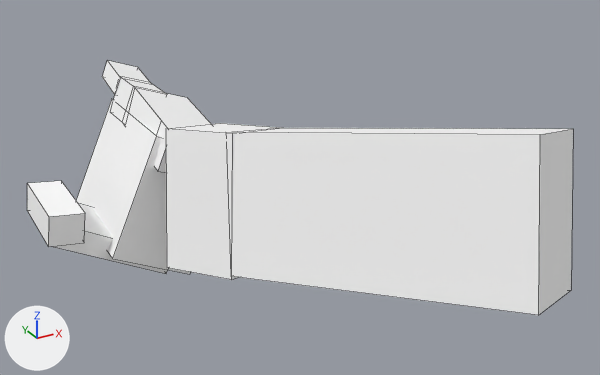
A saved change to the OBJ model src/main/resources/assets/slenderflashlight/models/item/flashlight_hand.obj.
Rendered twice from a camera (50 mm lens) standing at (-0.018, -2.425, 1.316) and looking at (0.817, -0.907, 0.557). The axes (+X, +Y, +Z) are drawn at lower left. The lights are the same throughout. The first picture is the older version. Mesh edges are drawn as thin lines. Where no turn or scale is listed for an object, it has been applied to the vertices. Vertices at exactly the same position are counted once.

Names of what the first picture shows: 'hand'.
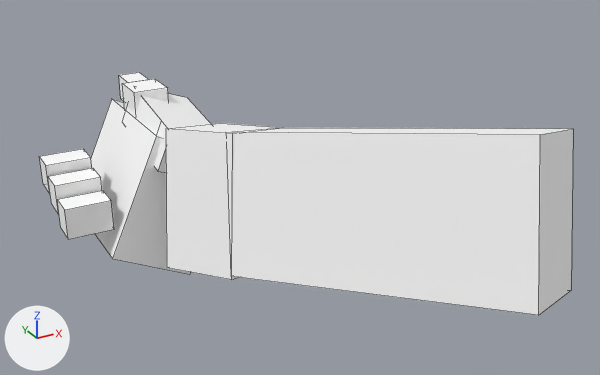
Changed parts and their boxes (x1, y1, x2, y2) in the pictures (600 x 375 px):
'hand', reshaped
    before: (27, 60, 573, 315)
    after: (39, 72, 573, 315)
part 1 of me_hand, added
    after: (119, 72, 149, 101)
part 2 of me_hand, added
    after: (122, 79, 169, 114)
part 3 of me_hand, added
    after: (39, 149, 92, 194)
part 4 of me_hand, added
    after: (48, 168, 102, 215)
part 5 of me_hand, added
    after: (57, 190, 114, 239)
part 6 of me_hand, deleted
    before: (52, 203, 168, 274)
part 7 of me_hand, deleted
    before: (27, 181, 85, 247)
part 8 of me_hand, deleted
    before: (110, 77, 166, 116)
part 9 of me_hand, deleted
    before: (102, 60, 151, 95)

What the commit changed:
me_hand is used by ob_hand; location (0.0, 0.0, 0.0).
me_hand had 66 vertices, 49 faces and spanned x 0.296..1.176, y -1.526..-0.212, z 0.265..0.823.
me_hand now has 74 vertices, 55 faces and spans x 0.341..1.176, y -1.526..-0.297, z 0.265..0.823.
me_hand part 1: a new loose piece, a box spanning x 0.591..0.647, y -0.406..-0.328, z 0.641..0.706, in mat_hand (its picture is missing).
me_hand part 2: a new loose piece, a box spanning x 0.575..0.663, y -0.5..-0.406, z 0.609..0.706, in mat_hand (its picture is missing).
me_hand part 3: a new loose piece, a box spanning x 0.341..0.45, y -0.509..-0.441, z 0.488..0.563, in mat_hand (its picture is missing).
me_hand part 4: a new loose piece, a box spanning x 0.341..0.45, y -0.584..-0.516, z 0.463..0.538, in mat_hand (its picture is missing).
me_hand part 5: a new loose piece, a box spanning x 0.341..0.45, y -0.659..-0.591, z 0.431..0.506, in mat_hand (its picture is missing).
me_hand part 6: the loose piece of 8 vertices spanning x 0.304..0.602, y -0.644..-0.436, z 0.268..0.465 is deleted.
me_hand part 7: the loose piece of 8 vertices spanning x 0.296..0.388, y -0.65..-0.43, z 0.409..0.494 is deleted.
me_hand part 8: the loose piece of 8 vertices spanning x 0.558..0.679, y -0.448..-0.326, z 0.578..0.704 is deleted.
me_hand part 9: the loose piece of 8 vertices spanning x 0.572..0.678, y -0.344..-0.212, z 0.627..0.721 is deleted.
